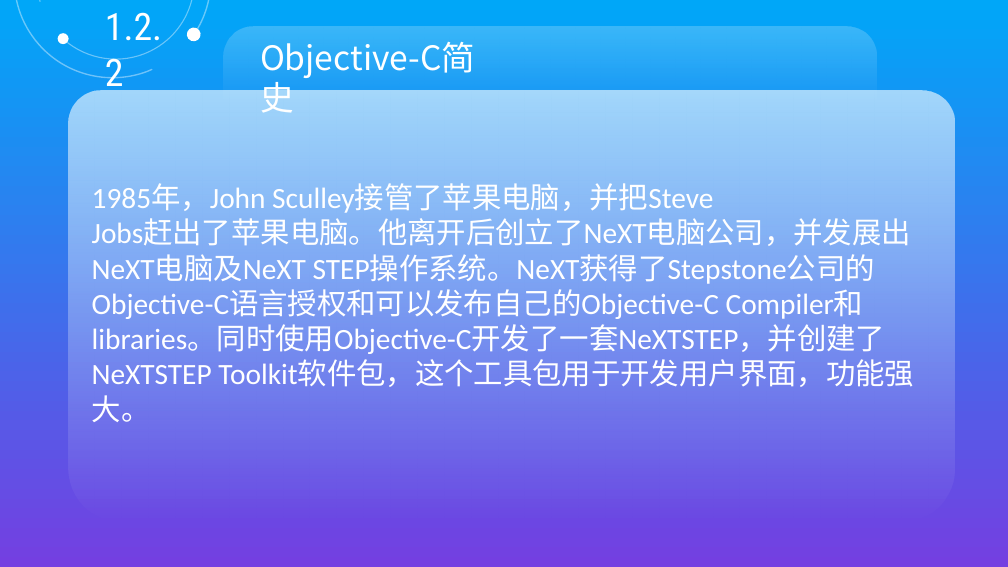
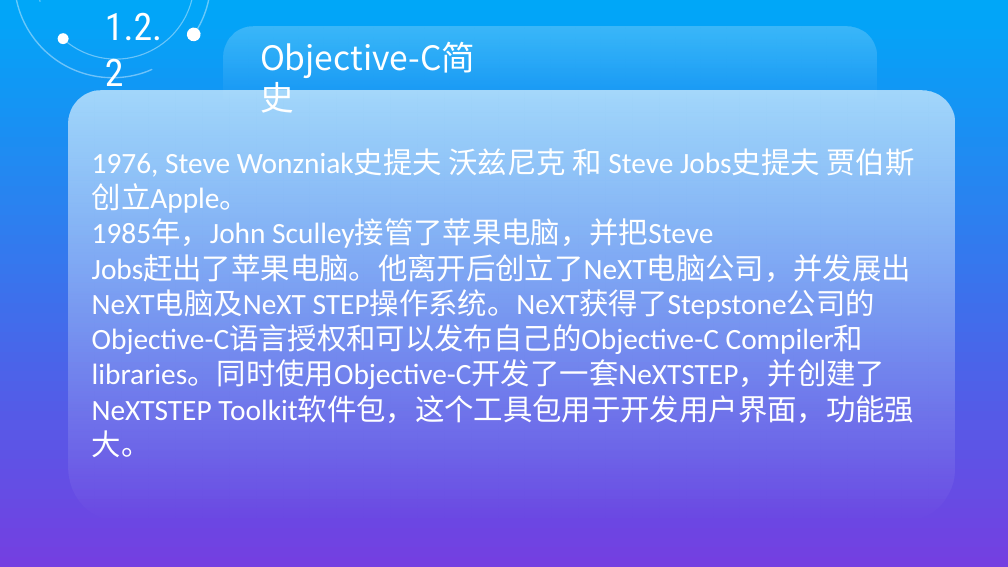
Before and after one commit to GeorgeGod/PPT, a slide deck: slide 6 of iOSTalk.pptx (slide 7 before the commit). Drawn at 1008x567 pixels with LibreOffice and Linux fonts; fonts in the diff are those of the drawing. Boxes give left, top, right and bottom in pixels: in the first picture for what was removed or moved away, otherwise in the second. Text is boxed around its words. In the diff, an @@ line names an element or a change of style, - is before the commit and + after.

```diff
--- a/iOSTalk.pptx
+++ b/iOSTalk.pptx
@@ text in round same rect at (x1=92, y1=148, x2=914, y2=213): paragraph added @@
+1976, Steve Wonzniak史提夫 沃兹尼克 和 Steve Jobs史提夫 贾伯斯创立Apple。
```
Also in this commit, not shown: 11 other slides changed.
